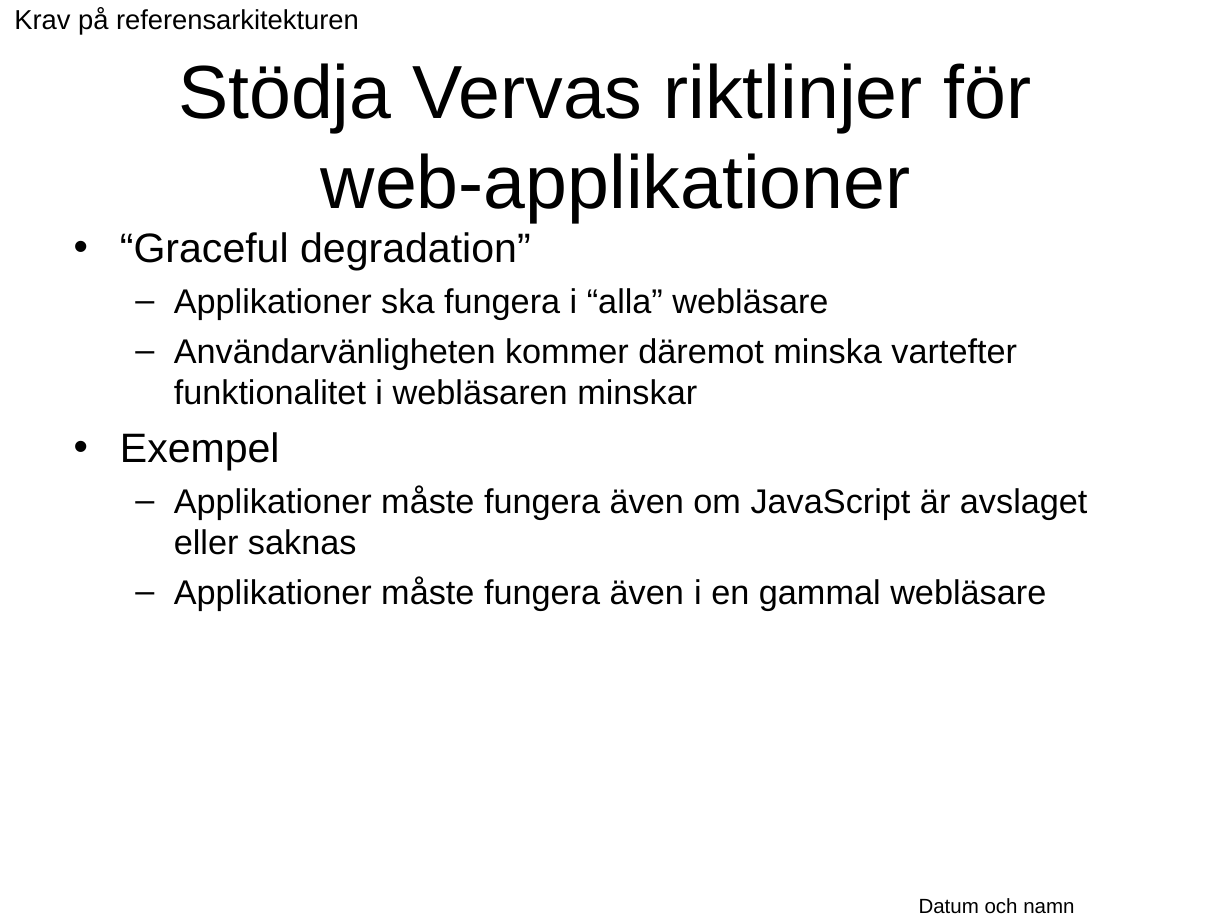
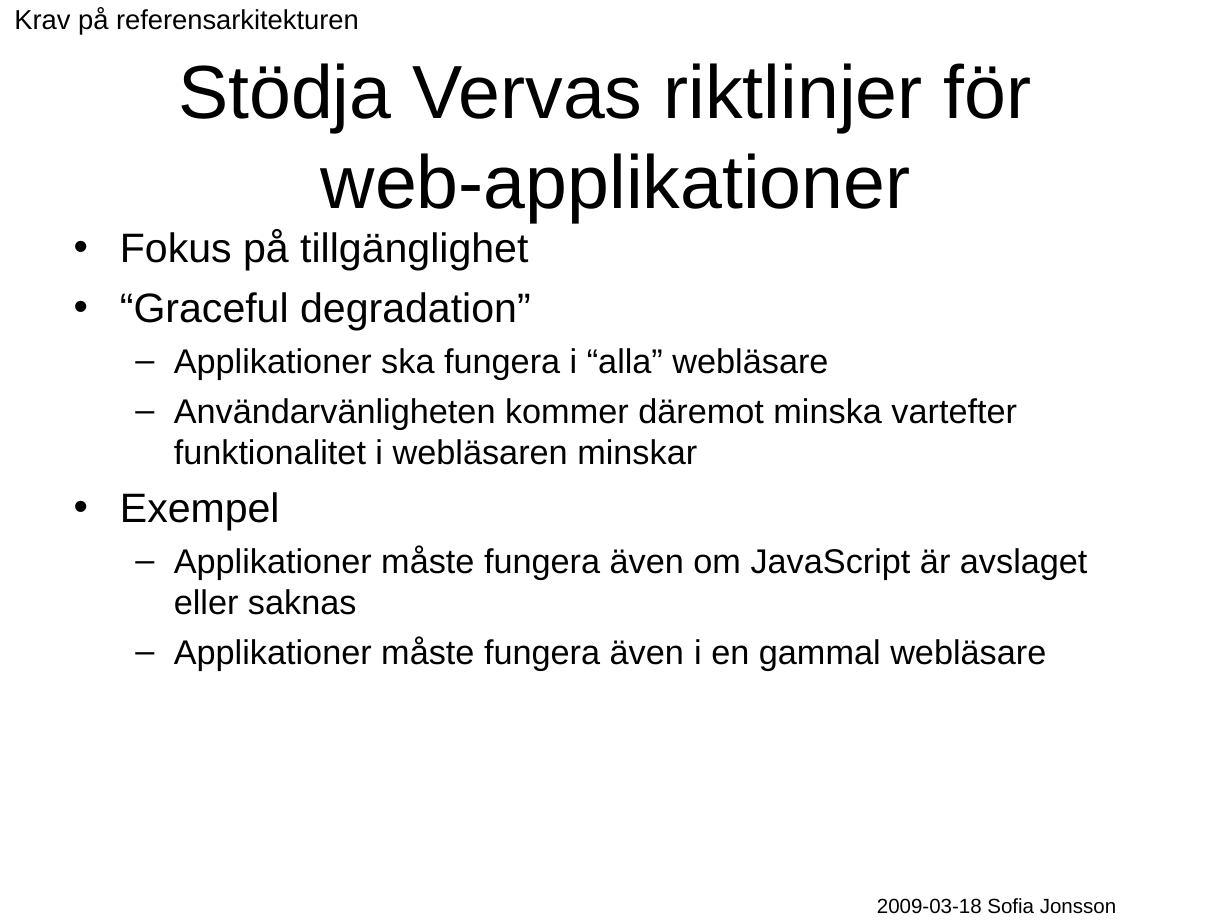
Before and after one commit to Vastra-Gotalandsregionen/oppna-program-hsatools, a slide deck: slide 14 of reference-architecture/Introduktion/Referensarkitektur_oversikt.ppt. Drawn at 1232x924 pixels with LibreOffice and Linux fonts; fonts in the diff are those of the drawing; background and template pictures are left out. Boxes give left, top, right and bottom in pixels: in the first picture for what was removed or moved away, otherwise in the second. Text is boxed around its words. In the diff, an @@ line names an element or a change of style, - is before the commit and + after.

```diff
--- a/reference-architecture/Introduktion/Referensarkitektur_oversikt.ppt
+++ b/reference-architecture/Introduktion/Referensarkitektur_oversikt.ppt
@@ text at bbox=[120, 230, 528, 271]: paragraph added @@
+• Fokus på tillgänglighet
@@ text at bbox=[877, 898, 1116, 914]: text changed @@
-Datum och namn
+2009-03-18 Sofia Jonsson
```
Also in this commit, not shown: 49 other slides changed.
